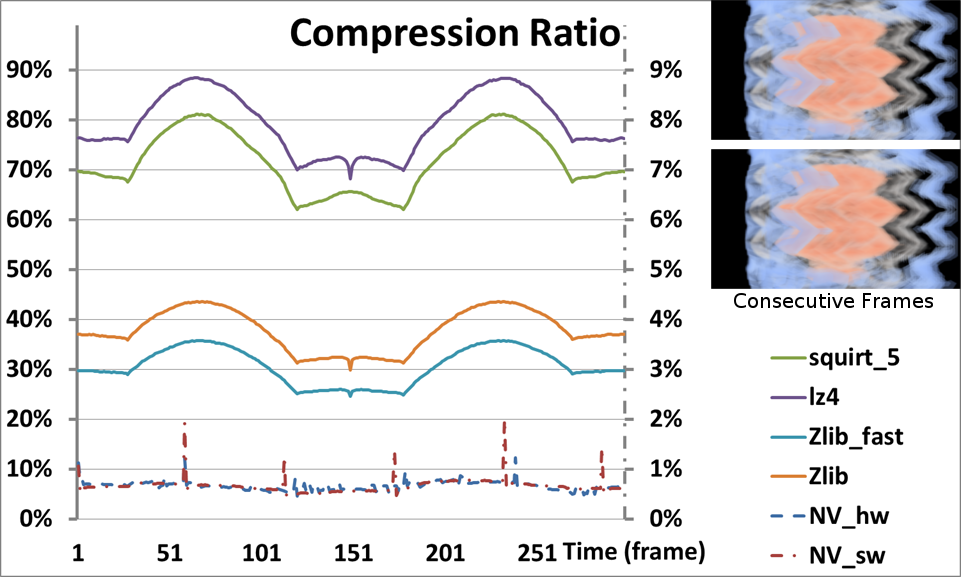
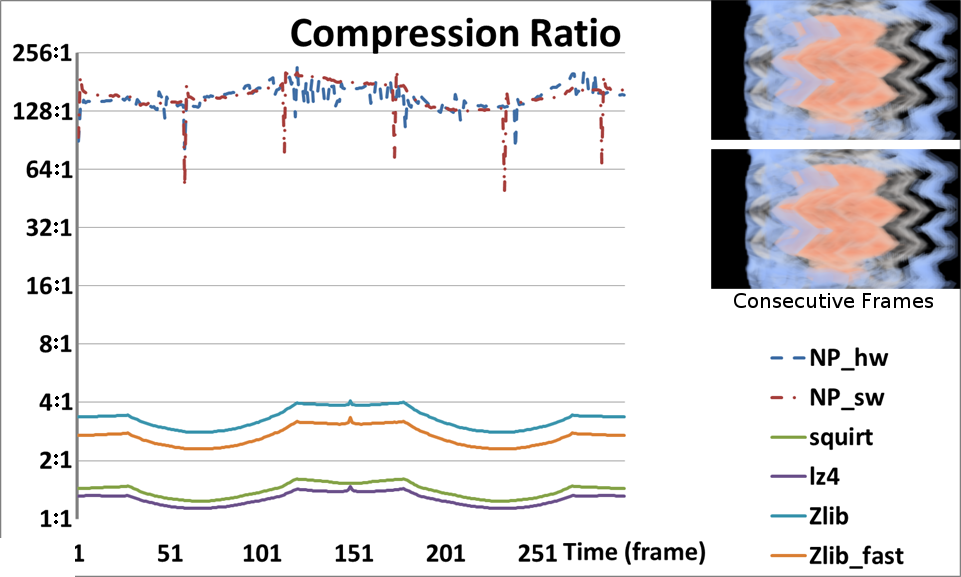
Revision of a layered 961 x 577 image; what changed, layer by layer:
added layer "Compression_ratio_new.png" above "Compression_ratio.png" over bbox(0, 17, 904, 577)
